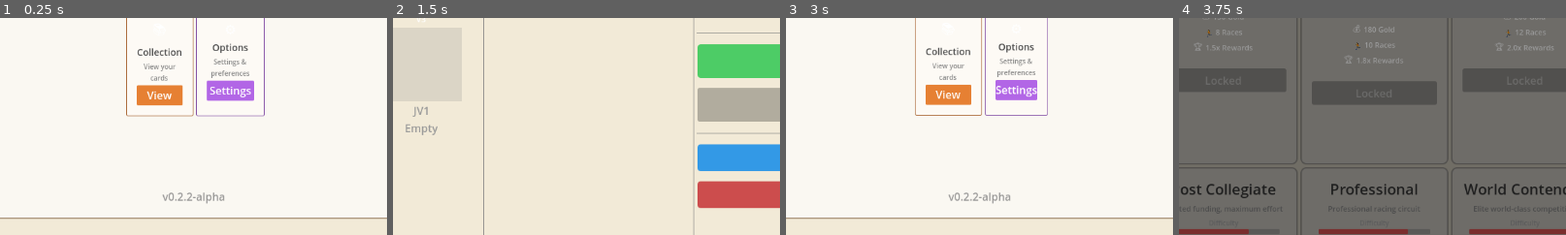
Above: before the commit, frames 1-4 (left to right).
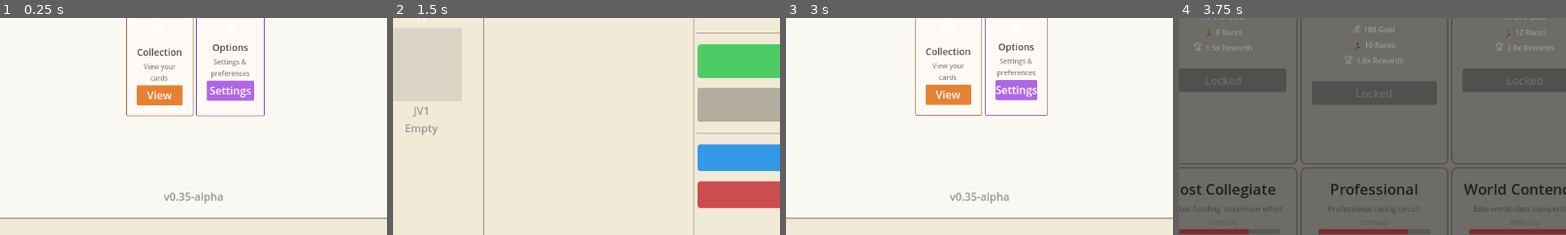
Above: after the commit, the same moments.

Repository: axmariscal/cursus
Game: Godot game, scene res://scenes/core/Main.tscn
Two runs of this game, one before a commit and one after it. Both use one fixed random seed, a clock stepped at 60 frames per second and the inputs below.
Inputs:
- Up to frame 1 (0.25 s): no input
- Up to frame 2 (1.5 s): click "Begin" at 0.5 s; click "Select" at 1.25 s
- Up to frame 3 (3 s): click "BACK TO MENU" at 2 s; click "Are you sure?" at 2.75 s
- Up to frame 4 (3.75 s): click "Begin" at 3.5 s
The pictures show only the part of the screen within x 25-75%, y 50-100%; the shares and areas given below are measured in that part.

The runs differ from the first frame. In frame 1, 0.3% of the frame differs, in the area x 42-58%, y 80-86%; in frame 2, nothing differs; in frame 3, 0.3%; in frame 4, nothing differs.

Commit message:
V Alpha Release 0.35

Diff:
--- a/scenes/core/Main.tscn
+++ b/scenes/core/Main.tscn
@@ -311,7 +311,7 @@
 unique_name_in_owner = true
 layout_mode = 2
 size_flags_horizontal = 0
-text = "v0.2.2-alpha"
+text = "v0.35-alpha"
 vertical_alignment = 1
 
 [node name="FooterSpacer" type="Control" parent="UI/ClipboardContainer/ClipboardPanel/ClipboardMargin/ClipboardContent/FooterSection"]
